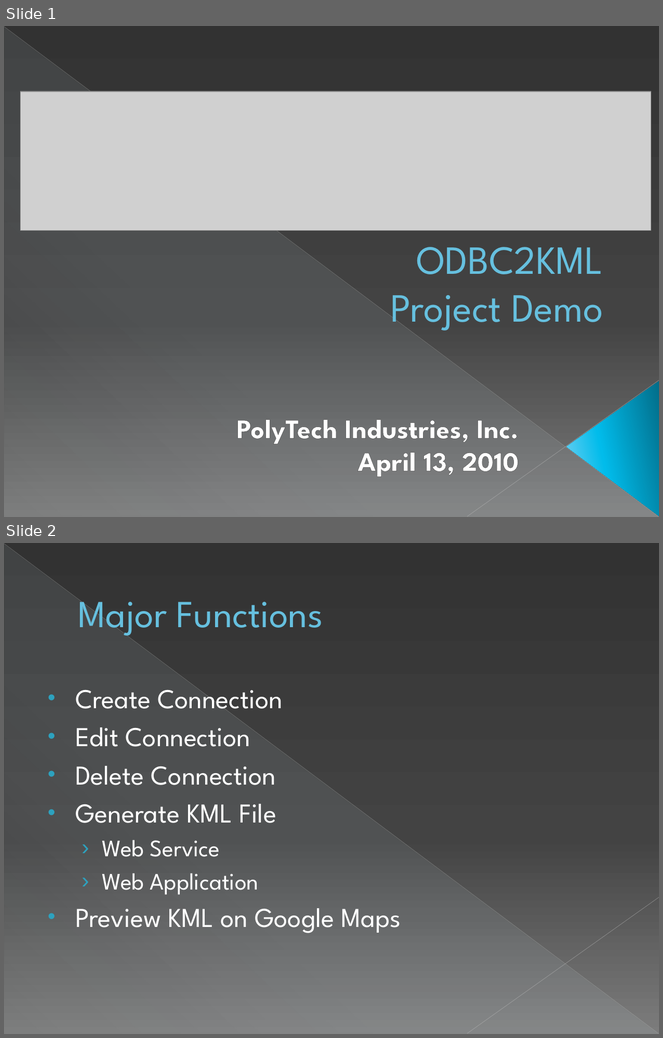
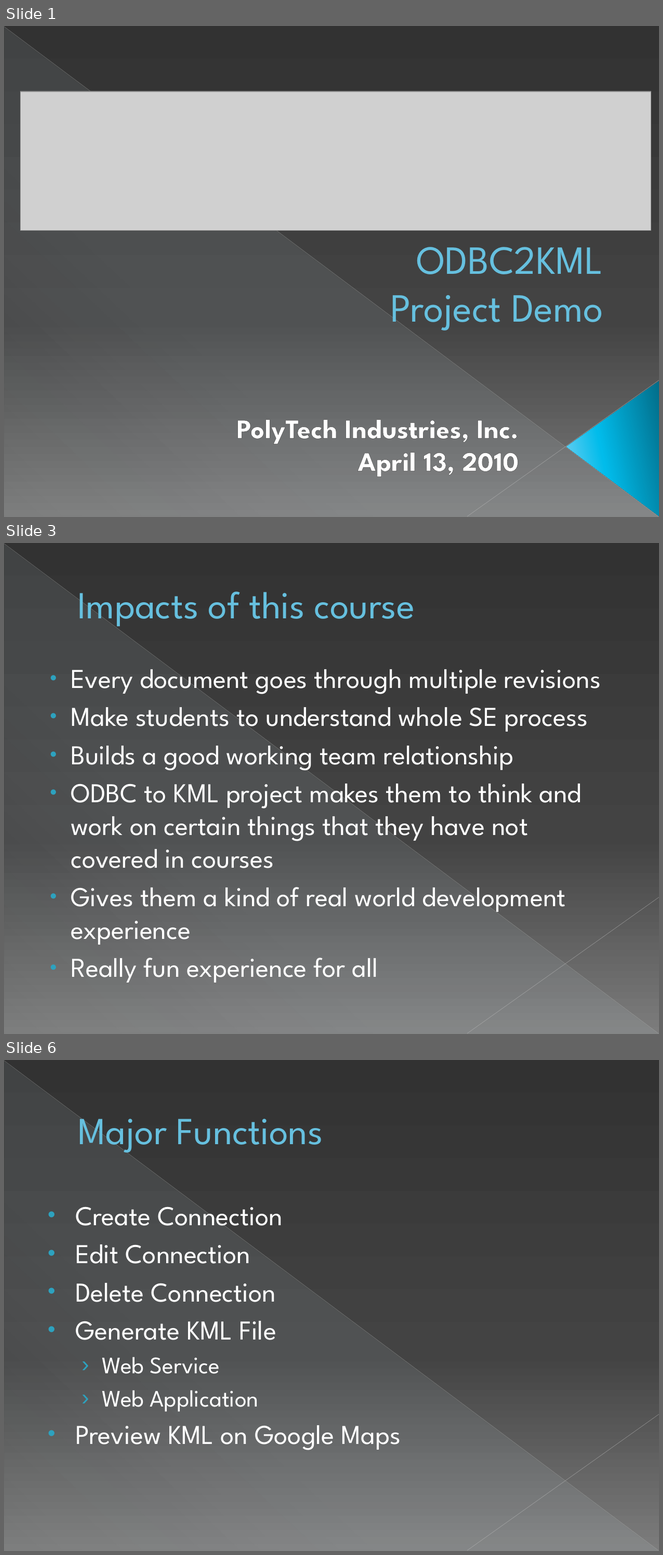
Before and after one commit to sweenr/odbc2kml, a slide deck: docs/ODBC2KML Demo Slides.pptx. Shown one above the other, each under a label of ours: slides 1 and 2 before the commit, slides 1, 3 and 6 after it; the slides between them are not shown. The pictures are 663x1038 and 663x1555 pixels, drawn with LibreOffice and Linux fonts; fonts in the diff are those of the drawing; grey boxes stand for pictures. Boxes give left, top, right and bottom in pixels: in the first picture for what was removed or moved away, otherwise in the second. Text is boxed around its words. In the diff, an @@ line names an element or a change of style, - is before the commit and + after.

```diff
--- a/docs/ODBC2KML Demo Slides.pptx
+++ b/docs/ODBC2KML Demo Slides.pptx
@@ slide 3 added at [4, 543, 659, 1034], background gradient #333333 to #444444 to #7D7D7D; not listed: 3 template elements that a slide beside it also shows @@
@@ title added at [77, 591, 415, 629], 42 pt, text #66C0E0 @@
+Impacts of this course
@@ text added at [71, 669, 601, 983], 30 pt, text #FFFFFF @@
+● Every document goes through multiple revisions
+● Make students to understand whole SE process
+● Builds a good working team relationship
+● ODBC to KML project makes them to think and work on certain things that they have not covered in courses
+● Gives them a kind of real world development experience
+● Really fun experience for all
@@ what was slide 2 is now slide 6 @@
```
Also in this commit, not shown: 10 other slides added.
